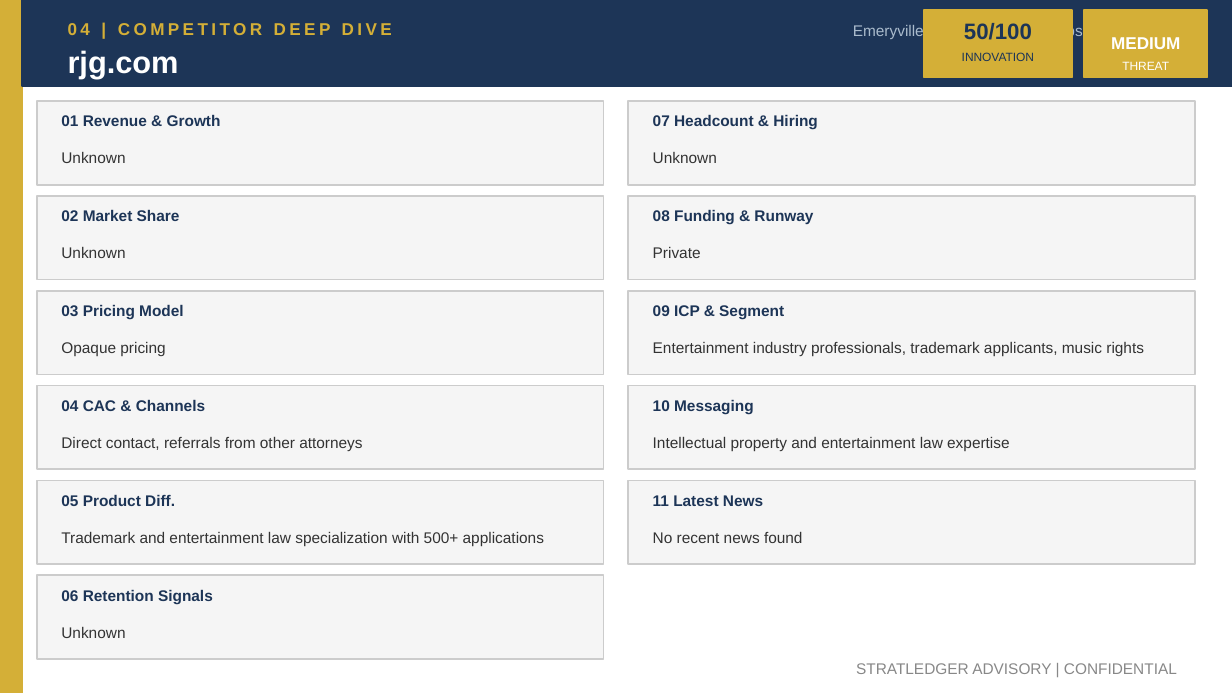
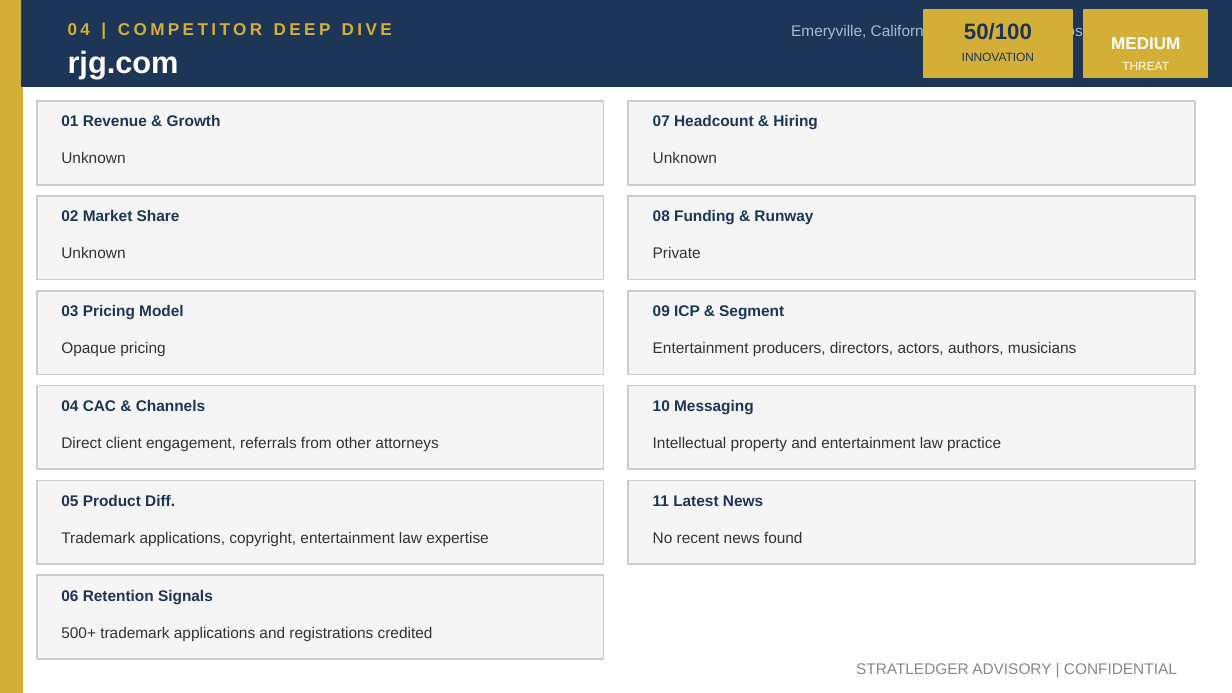
Before and after one commit to apexmakeshop-dot/droplet-commands, a slide deck: slide 6 of mesh_bioplastics_CI_Report.pptx. Drawn at 1232x693 pixels with LibreOffice and Linux fonts; fonts in the diff are those of the drawing. Boxes give left, top, right and bottom in pixels: in the first picture for what was removed or moved away, otherwise in the second. Text is boxed around its words. In the diff, an @@ line names an element or a change of style, - is before the commit and + after.

```diff
--- a/mesh_bioplastics_CI_Report.pptx
+++ b/mesh_bioplastics_CI_Report.pptx
@@ text at (x1=791, y1=23, x2=1183, y2=39): text changed @@
-Emeryville, California, USA | https://www.rjg.com
+Emeryville, California, United States | https://www.rjg.com
@@ text at (x1=653, y1=342, x2=1076, y2=356): text changed @@
-Entertainment industry professionals, trademark applicants, music rights
+Entertainment producers, directors, actors, authors, musicians
@@ text at (x1=61, y1=437, x2=438, y2=451): text changed @@
-Direct contact, referrals from other attorneys
+Direct client engagement, referrals from other attorneys
@@ text at (x1=653, y1=437, x2=1001, y2=451): text changed @@
-Intellectual property and entertainment law expertise
+Intellectual property and entertainment law practice
@@ text at (x1=61, y1=532, x2=489, y2=546): text changed @@
-Trademark and entertainment law specialization with 500+ applications
+Trademark applications, copyright, entertainment law expertise
@@ text at (x1=61, y1=627, x2=433, y2=641): text changed @@
-Unknown
+500+ trademark applications and registrations credited
```
Also in this commit, not shown: 4 other slides changed.
